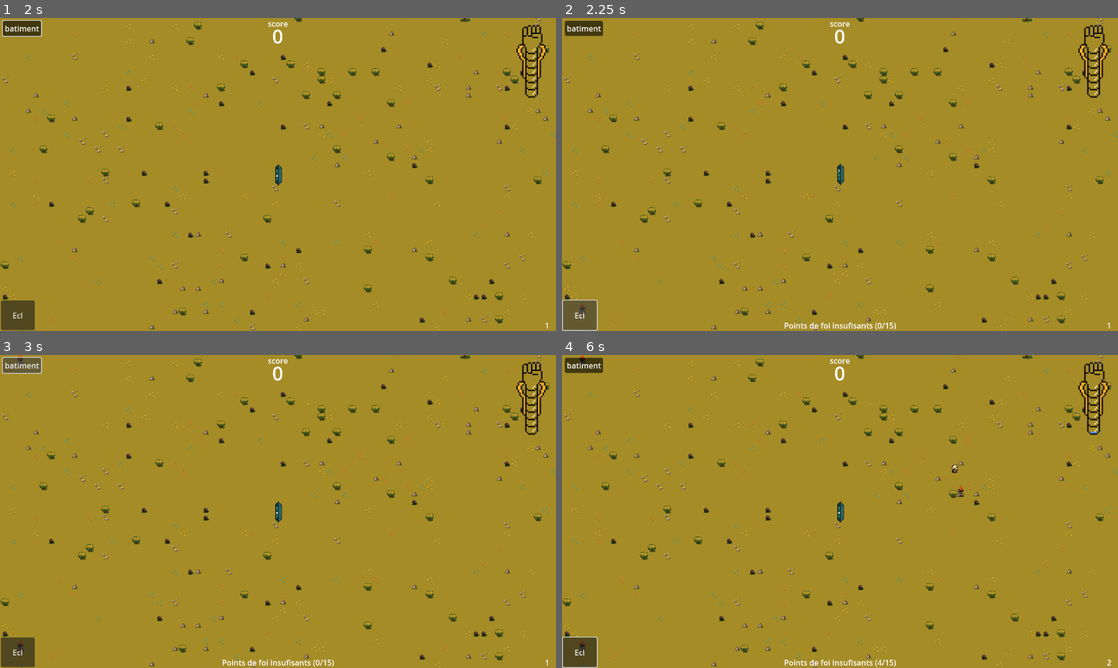
Above: before the commit, frames 1-4 (two rows, left to right).
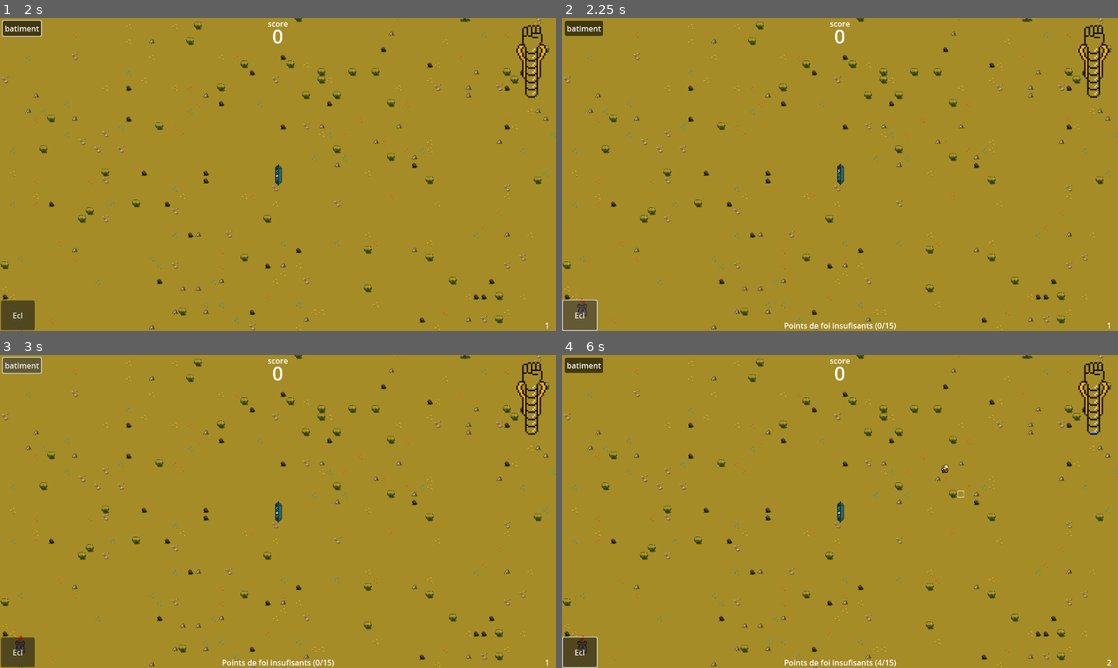
Above: after the commit, the same moments.

Repository: Nuxnuxx/gamejam-2024
Game: Godot game, scene res://Menu/main_menu.tscn
Two runs of this game, one before a commit and one after it. Both use one fixed random seed, a clock stepped at 60 frames per second and the inputs below.
Inputs (mouse positions are in pixels of both pictures, inside the frame that each line leads up to):
- Up to frame 1 (2 s): click "JOUER" at 0.5 s; click "batiment" at 1.25 s
- Up to frame 2 (2.25 s): click "Ecl" at 2 s
- Up to frame 3 (3 s): click "batiment" at 2.75 s
- Up to frame 4 (6 s): click "Ecl" at 3.5 s; click "batiment" at 4.25 s; click "Ecl" at 5 s; tap Enter at 5.75 s; move the mouse to (962, 495) at 5.77 s; press the mouse at (962, 495) at 5.78 s

Frame 1 is identical in both runs. In frame 2, less than 0.1% of the frame differs, in the area x 2-5%, y 89-96%; in frame 3, less than 0.1%; in frame 4, 0.2%, in the area x 2-73%, y 0-96%.

Commit message:
feat: focus on button and tower cost faith

Diff:
--- a/Actors/Building/Building.tscn
+++ b/Actors/Building/Building.tscn
@@ -57,7 +57,7 @@
 size = Vector2(16, 32)
 
 [sub_resource type="CircleShape2D" id="CircleShape2D_0tgfk"]
-radius = 116.0
+radius = 401.454
 
 [node name="Building" type="Area2D"]
 position = Vector2(0, 3.8147e-06)
@@ -66,7 +66,7 @@
 
 [node name="AnimatedSprite2D" type="AnimatedSprite2D" parent="."]
 texture_filter = 1
-scale = Vector2(3, 3)
+scale = Vector2(5, 5)
 sprite_frames = SubResource("SpriteFrames_df1h4")
 autoplay = "default"
 frame_progress = 0.95339
--- a/Button.gd
+++ /dev/null
@@ -1 +0,0 @@
-extends Button
--- a/Map/TileMap.gd
+++ b/Map/TileMap.gd
@@ -5,9 +5,12 @@
 var can_place_building_custom_data = "can_place_building"
 var tile_data
 var tile
+var focus
 var building_is_selected = false
 var hover_objects
 
+@onready var time_manager = $"../TimeManager"
+@onready var canvas_layer = $"../CanvasLayer"
 @onready var batiments = $"../batiments"
 @onready var tile_map = $"."
 const building = preload("res://Actors/Building/Building.tscn")
@@ -32,17 +35,18 @@
 			set_cell(2, tile, 1, Vector2i(0,0), 0)
 
 func _input(_event):
-	if Input.is_action_just_pressed("click") && building_is_selected:
+	if Input.is_action_just_pressed("click") && building_is_selected && !focus:
 		var can_place_building = tile_map.get_cell_tile_data(1, tile)
 		var can_place_building_because_already_here = tile_map.get_cell_tile_data(3, tile)
 		if tile_data:
-			if can_place_building == null && can_place_building_because_already_here == null:
+			if can_place_building == null && can_place_building_because_already_here == null && time_manager.holy_score >= 10:
+				time_manager.holy_score -= 10
 				place_building(to_global(map_to_local(tile)))
 				set_cell(3, tile, 0, Vector2(0,1), 0)
 			else:
-				print("can't place")
+				canvas_layer.pop_up("Impossible a placer")
 		else:
-			print("no tile data")
+			pass
 
 func place_building(pos: Vector2):
 	var building = building.instantiate()
@@ -51,5 +55,14 @@
 	building.is_set = true
 	batiments.add_child(building)
 
-func _on_button_pressed():
-	building_is_selected = !building_is_selected
+
+func _on_button_toggled(toggled_on):
+	building_is_selected = toggled_on
+
+
+func _on_build_btn_mouse_entered():
+	focus = true
+
+
+func _on_build_btn_mouse_exited():
+	focus = false
--- a/Map/TimeManager.gd
+++ b/Map/TimeManager.gd
@@ -9,7 +9,7 @@
 var current_wawe = 0
 var generate_wave = false
 
-var holy_score = 0
+var holy_score = 10
 var holy_timer = 4
 var holy_income = 4
 var holy_cd = false
@@ -36,3 +36,4 @@
 		spawner.instance_entities_from_wawe(wawe)
 	else:
 		generate_wave = false
+	print(holy_score)
--- a/game_manager/game_manager.gd
+++ b/game_manager/game_manager.gd
@@ -11,7 +11,7 @@
 		"name": "skeleton",
 		"difficulty": 2,
 		"difficulty_min": 0,
-		"speed": 50,
+		"speed": 100,
 		"health": 75,
 		"earning": 10,
 		"attacking_rate": 2,
--- a/main.tscn
+++ b/main.tscn
@@ -66,7 +66,7 @@
 [node name="CanvasLayer" type="CanvasLayer" parent="."]
 script = ExtResource("3_2s6iy")
 
-[node name="Button" type="Button" parent="CanvasLayer"]
+[node name="BuildBtn" type="Button" parent="CanvasLayer"]
 offset_left = 6.0
 offset_top = 6.0
 offset_right = 85.0
@@ -182,5 +182,7 @@
 
 [node name="TunderPower" parent="HolyPowers" instance=ExtResource("13_yvpcy")]
 
-[connection signal="pressed" from="CanvasLayer/Button" to="TileMap" method="_on_button_pressed"]
+[connection signal="mouse_entered" from="CanvasLayer/BuildBtn" to="TileMap" method="_on_build_btn_mouse_entered"]
+[connection signal="mouse_exited" from="CanvasLayer/BuildBtn" to="TileMap" method="_on_build_btn_mouse_exited"]
+[connection signal="toggled" from="CanvasLayer/BuildBtn" to="TileMap" method="_on_button_toggled"]
 [connection signal="toggled" from="CanvasLayer/TunderPower" to="HolyPowers" method="_on_tunder_power_toggled"]
